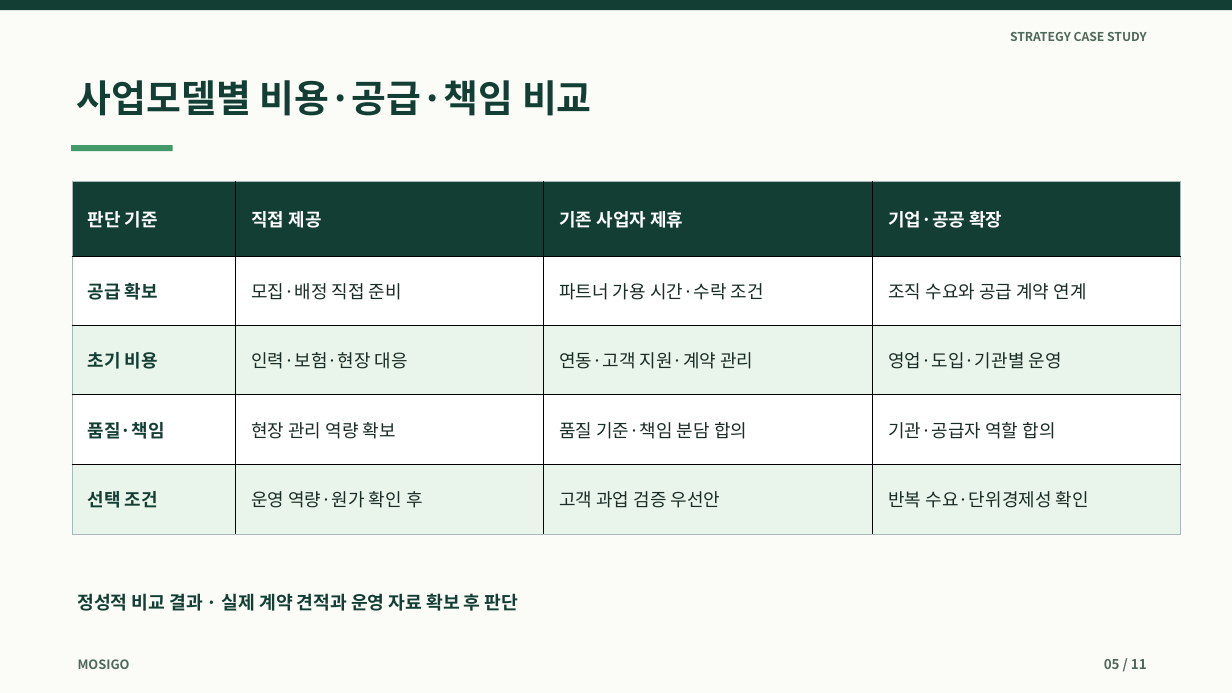
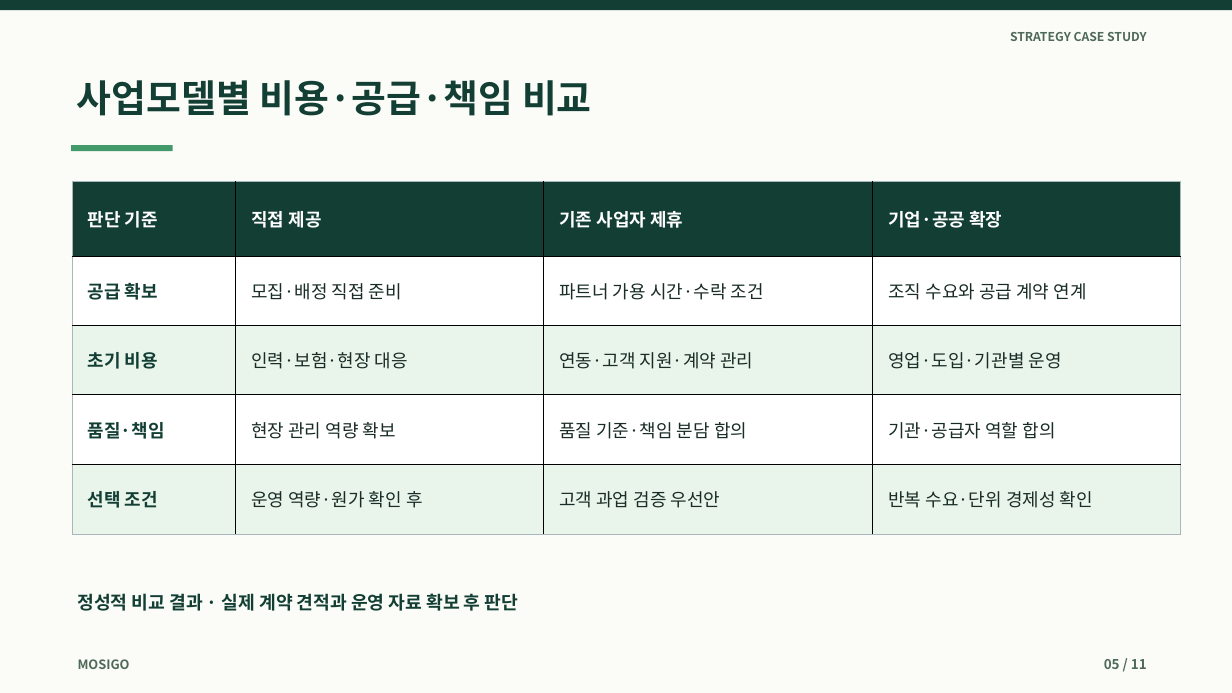
Before and after one commit to dohyunkimmm/mosigo-case-study, a slide deck: slide 5 of downloads/mosigo_report.pptx. Drawn at 1232x693 pixels with LibreOffice and Linux fonts; fonts in the diff are those of the drawing. Boxes give left, top, right and bottom in pixels: in the first picture for what was removed or moved away, otherwise in the second. Text is boxed around its words. In the diff, an @@ line names an element or a change of style, - is before the commit and + after.

```diff
--- a/downloads/mosigo_report.pptx
+++ b/downloads/mosigo_report.pptx
@@ table at (72,181,1180,534) @@
-row 5, column 4: 반복 수요·단위경제성 확인
+row 5, column 4: 반복 수요·단위 경제성 확인
```
Also in this commit, not shown: 4 other slides changed, 11 other files.
